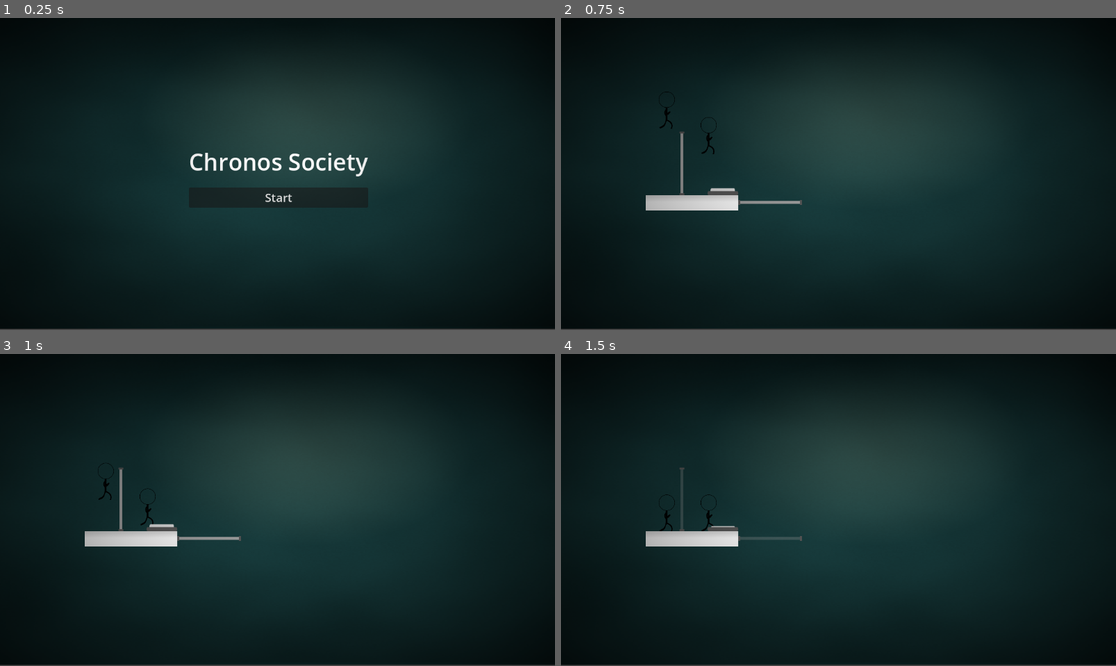
Above: before the commit, frames 1-4 (two rows, left to right).
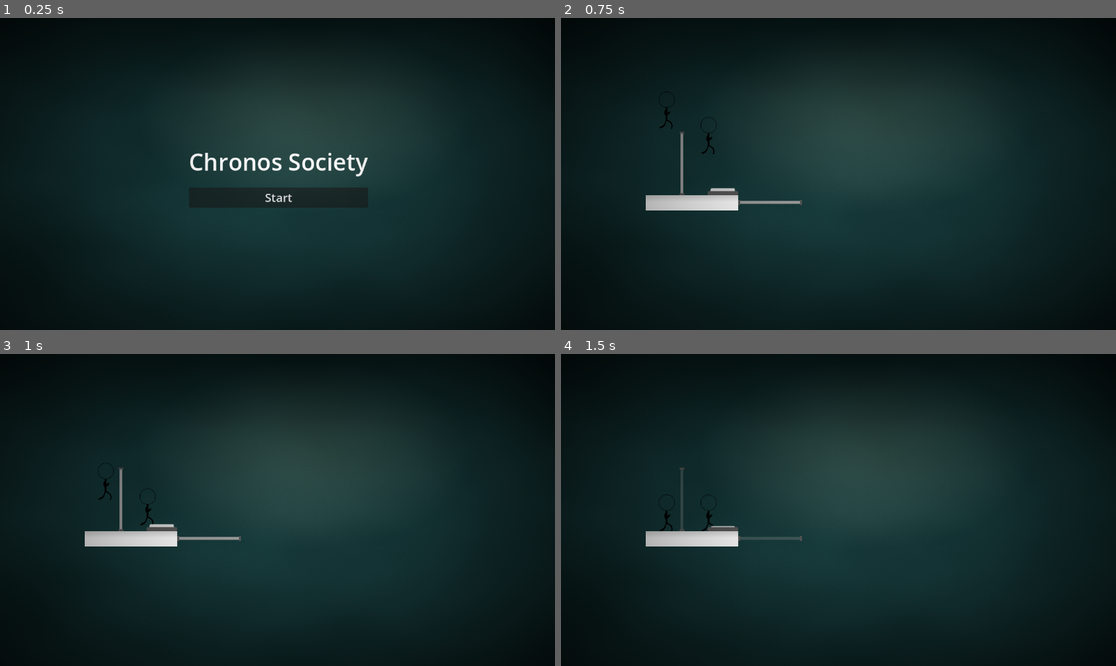
Above: after the commit, the same moments.

Repository: NahuelArrieta/ChronosSociety
Game: Godot game, scene res://ui/main_menu.tscn
The game is run twice, just before and just after one commit, with the same random seed, the same clock (stepped at 60 frames per second) and the same inputs.
Inputs:
- Up to frame 1 (0.25 s): no input
- Up to frame 2 (0.75 s): click "Start" at 0.5 s
- Up to frame 3 (1 s): no input
- Up to frame 4 (1.5 s): tap Space (REVERT_P1) at 1.35 s

The runs differ from the first frame. In frame 1, 0.4% of the frame differs, in the area x 0-100%, y 99-100%; in frame 2, 0.4%; in frame 3, 0.4%; in frame 4, 0.4%.

Commit message:
Reverse effects (#9)
* add reverse effect

* fix reversal movement

* add effect

* add final effects

Diff:
--- a/controllers/time_travel_controller.gd
+++ b/controllers/time_travel_controller.gd
@@ -23,12 +23,17 @@
 		var input = revert_time_inputs[i]
 		var player = i +1
 
-		if Input.is_action_just_pressed(input):
+		if Input.is_action_just_pressed(input) and !is_reverting:
 			is_reverting = true
+			$Start.play()
+			if !$Loop.playing:
+				$Loop.play()
 			Global.revert_started.emit(player)
 
 		if Input.is_action_just_released(input):
 			is_reverting = false
+			$Loop.stop()
+			$Stop.play()
 			Global.revert_stopped.emit()
 
 func _on_record_timer_timeout():
--- a/entities/enviroment/button/button.tscn
+++ b/entities/enviroment/button/button.tscn
@@ -59,6 +59,7 @@
 
 [node name="PressedSound" type="AudioStreamPlayer" parent="."]
 stream = ExtResource("5_g5qce")
+volume_db = -23.696
 
 [connection signal="body_entered" from="." to="." method="_on_body_entered"]
 [connection signal="body_exited" from="." to="." method="_on_body_exited"]
--- a/entities/enviroment/door/door.gd
+++ b/entities/enviroment/door/door.gd
@@ -56,7 +56,8 @@
 	var s: Status = STATUSES[statusKey]
 	collision_shape.set_deferred("disabled", !s.collision)
 	sprite.modulate = s.color
-	$Sound.play()
+	if !is_reverting:
+		$Sound.play()
 
 func record_state():
 	var state = {
--- a/entities/enviroment/door/door.tscn
+++ b/entities/enviroment/door/door.tscn
@@ -36,3 +36,4 @@
 
 [node name="Sound" type="AudioStreamPlayer" parent="."]
 stream = ExtResource("3_i0vcm")
+volume_db = -15.797
--- a/entities/player/player.gd
+++ b/entities/player/player.gd
@@ -11,6 +11,7 @@
 
 
 var is_reverting = false
+var activate_reverse = false
 var _state_history = []
 
 func _ready():
@@ -26,15 +27,23 @@
 
 
 func _physics_process(delta):
+
+
 	if is_reverting:
 		revert_state()
+		return
 
 	if not is_on_floor():
 		velocity.y += Global.gravity * delta
 
+	if activate_reverse:
+		$ReverseEffect.rotation_degrees += 5
+		return ## Dont allow movement
+
 	if is_on_floor() and Input.is_action_just_pressed(jump_action):
 		velocity.y = jump_velocity
 		$Jump.play()
+
 
 	var direction = Input.get_axis(left_action, right_action)
 	velocity.x = direction * speed
@@ -58,11 +67,16 @@
 
 func start_reverting(player):
 	if player == player_number:
+		$ReverseEffect.visible = true
+		activate_reverse = true
 		return
 	is_reverting = true
 
 func stop_reverting():
 	is_reverting = false
+	activate_reverse = false
+	$ReverseEffect.visible = false
+	$ReverseEffect.rotation_degrees = 0
 
 func revert_state():
 	if _state_history.size() > 0:
--- a/entities/player/player.tscn
+++ b/entities/player/player.tscn
@@ -1,6 +1,7 @@
-[gd_scene load_steps=24 format=3 uid="uid://bg8oq3w6fk3j3"]
+[gd_scene load_steps=25 format=3 uid="uid://bg8oq3w6fk3j3"]
 
 [ext_resource type="Script" uid="uid://b78bww5c8bahl" path="res://entities/player/player.gd" id="1_symyc"]
+[ext_resource type="Texture2D" uid="uid://bhgf2ur5my4au" path="res://visual/player/unnamed-removebg-preview 1.png" id="2_26q78"]
 [ext_resource type="AudioStream" uid="uid://ttbxy2souoxp" path="res://sounds/jump.wav" id="3_bls4j"]
 [ext_resource type="Texture2D" uid="uid://dco4gov5ygjvx" path="res://visual/player/6cr5jbo9i.png" id="3_sglur"]
 [ext_resource type="AudioStream" uid="uid://d57vyjxkkxi8" path="res://sounds/walking.wav" id="4_bls4j"]
@@ -143,6 +144,12 @@
 [node name="Player" type="CharacterBody2D"]
 script = ExtResource("1_symyc")
 
+[node name="ReverseEffect" type="Sprite2D" parent="."]
+visible = false
+modulate = Color(1, 1, 1, 0.85098)
+scale = Vector2(0.2, 0.2)
+texture = ExtResource("2_26q78")
+
 [node name="Collision" type="CollisionShape2D" parent="."]
 position = Vector2(-1.5, -2.375)
 scale = Vector2(0.5, 0.5)
@@ -157,7 +164,7 @@
 
 [node name="Jump" type="AudioStreamPlayer" parent="."]
 stream = ExtResource("3_bls4j")
-volume_db = -10.181
+volume_db = -6.232
 pitch_scale = 0.9
 
 [node name="Walking" type="AudioStreamPlayer" parent="."]
--- a/levels/background/background.tscn
+++ b/levels/background/background.tscn
@@ -38,12 +38,12 @@
 [node name="ColorRect2" type="ColorRect" parent="."]
 material = SubResource("ShaderMaterial_wswi6")
 offset_right = 1155.0
-offset_bottom = 644.0
+offset_bottom = 657.0
 color = Color(1, 1, 1, 0)
 
 [node name="ColorRect" type="ColorRect" parent="."]
-offset_right = 1158.0
-offset_bottom = 645.0
+offset_right = 1159.0
+offset_bottom = 660.0
 color = Color(0.0862745, 0.27451, 0.278431, 0.807843)
 
 [node name="TextureRect" type="TextureRect" parent="ColorRect"]
@@ -53,7 +53,7 @@
 anchor_right = 1.0
 anchor_bottom = 0.998
 offset_right = 1.0
-offset_bottom = -2.71002
+offset_bottom = 13.29
 texture = SubResource("NoiseTexture2D_rx702")
 
 [node name="TextureRect2" type="TextureRect" parent="ColorRect"]
@@ -63,7 +63,7 @@
 anchor_right = 1.0
 anchor_bottom = 0.998
 offset_right = 1.0
-offset_bottom = -2.71002
+offset_bottom = 17.29
 texture = SubResource("NoiseTexture2D_cmi8h")
 
 [node name="CanvasLayer" type="CanvasLayer" parent="."]
@@ -71,4 +71,4 @@
 [node name="ColorRect" type="ColorRect" parent="CanvasLayer"]
 material = SubResource("ShaderMaterial_pf02t")
 offset_right = 1162.0
-offset_bottom = 646.0
+offset_bottom = 661.0
--- a/levels/level.tscn
+++ b/levels/level.tscn
@@ -1,13 +1,14 @@
-[gd_scene load_steps=9 format=3 uid="uid://c7ejpm0cgaqea"]
+[gd_scene load_steps=10 format=3 uid="uid://c7ejpm0cgaqea"]
 
 [ext_resource type="PackedScene" uid="uid://bg8oq3w6fk3j3" path="res://entities/player/player.tscn" id="1_80vhd"]
 [ext_resource type="PackedScene" uid="uid://bn4dscbsrik6o" path="res://entities/enviroment/platform/platform.tscn" id="2_hjsbj"]
-[ext_resource type="Script" uid="uid://48mhitpn4qin" path="res://controllers/time_travel_controller.gd" id="3_cwqvt"]
 [ext_resource type="PackedScene" uid="uid://d3qbem7373n6k" path="res://entities/enviroment/button/button.tscn" id="4_5mrsh"]
 [ext_resource type="PackedScene" uid="uid://b66i5kor3udi4" path="res://entities/enviroment/door/door.tscn" id="5_safpt"]
 [ext_resource type="PackedScene" uid="uid://mhlh1xmx4dds" path="res://levels/background/background.tscn" id="6_gjl0y"]
 [ext_resource type="AudioStream" uid="uid://ystflh4nvpky" path="res://music/background_music.ogg" id="7_vnv7o"]
 [ext_resource type="Script" uid="uid://csb5qvgrujlvn" path="res://levels/pause_controller.gd" id="8_d5x7l"]
+[ext_resource type="PackedScene" uid="uid://0kx674o7igwo" path="res://visual/reverse_effect.tscn" id="9_rtcij"]
+[ext_resource type="PackedScene" uid="uid://d0oj0b2c0s4dd" path="res://controllers/time_travel_controller.tscn" id="9_ukwr8"]
 
 [node name="Node2D" type="Node2D"]
 
@@ -33,9 +34,6 @@
 [node name="Platform5" parent="Platforms" instance=ExtResource("2_hjsbj")]
 position = Vector2(288, 384)
 
-[node name="TimeTravelController" type="Node" parent="."]
-script = ExtResource("3_cwqvt")
-
 [node name="Player2" parent="." instance=ExtResource("1_80vhd")]
 position = Vector2(307, 240)
 player_number = 2
@@ -55,7 +53,12 @@
 
 [node name="AudioStreamPlayer2D" type="AudioStreamPlayer2D" parent="."]
 stream = ExtResource("7_vnv7o")
+volume_db = 4.16
 autoplay = true
 
 [node name="PauseController" type="Node" parent="."]
 script = ExtResource("8_d5x7l")
+
+[node name="ReverseEffect" parent="." instance=ExtResource("9_rtcij")]
+
+[node name="TimeTravelController" parent="." instance=ExtResource("9_ukwr8")]
--- /dev/null
+++ b/visual/reverse_effect.gd
@@ -0,0 +1,12 @@
+extends CanvasLayer
+
+func _ready():
+	hide_effect()
+	Global.revert_started.connect(show_effect)
+	Global.revert_stopped.connect(hide_effect)
+
+func show_effect(player):
+	$ColorRect.visible = true
+
+func hide_effect():
+	$ColorRect.visible = false
--- /dev/null
+++ b/visual/reverse_effect.tscn
@@ -0,0 +1,44 @@
+[gd_scene load_steps=5 format=3 uid="uid://0kx674o7igwo"]
+
+[ext_resource type="Script" uid="uid://da5aq0874xcpb" path="res://visual/reverse_effect.gd" id="1_prau8"]
+
+[sub_resource type="NoiseTexture2D" id="NoiseTexture2D_iuqkg"]
+width = 12
+height = 12
+
+[sub_resource type="FastNoiseLite" id="FastNoiseLite_0gqhe"]
+frequency = 1.0
+
+[sub_resource type="NoiseTexture2D" id="NoiseTexture2D_tf13c"]
+width = 200
+height = 200
+noise = SubResource("FastNoiseLite_0gqhe")
+
+[node name="ReverseEffect" type="CanvasLayer"]
+script = ExtResource("1_prau8")
+
+[node name="ColorRect" type="ColorRect" parent="."]
+offset_left = 1.0
+offset_right = 1159.0
+offset_bottom = 645.0
+color = Color(0.533333, 0.529412, 0.341176, 0.0352941)
+
+[node name="TextureRect" type="TextureRect" parent="ColorRect"]
+modulate = Color(0.549261, 0.275787, 0.142311, 0.0431373)
+layout_mode = 1
+anchors_preset = -1
+anchor_right = 1.0
+anchor_bottom = 0.998
+offset_right = 1.0
+offset_bottom = -2.71002
+texture = SubResource("NoiseTexture2D_iuqkg")
+
+[node name="TextureRect2" type="TextureRect" parent="ColorRect"]
+modulate = Color(0.203181, 0.138934, 0.0310259, 0.0196078)
+layout_mode = 1
+anchors_preset = -1
+anchor_right = 1.0
+anchor_bottom = 0.998
+offset_right = 1.0
+offset_bottom = -2.71002
+texture = SubResource("NoiseTexture2D_tf13c")
Binary file added: visual/player/unnamed-removebg-preview 1.png
Not shown, added: visual/player/unnamed-removebg-preview 1.png.import
Binary file added: visual/player/unnamed-removebg-preview 2.png
Not shown, added: visual/player/unnamed-removebg-preview 2.png.import
Binary file added: visual/player/unnamed-removebg-preview 3.png
Not shown, added: visual/player/unnamed-removebg-preview 3.png.import
Binary file added: visual/player/unnamed-removebg-preview 4.png
Not shown, added: visual/player/unnamed-removebg-preview 4.png.import
Not shown, added: visual/reverse_effect.gd.uid
